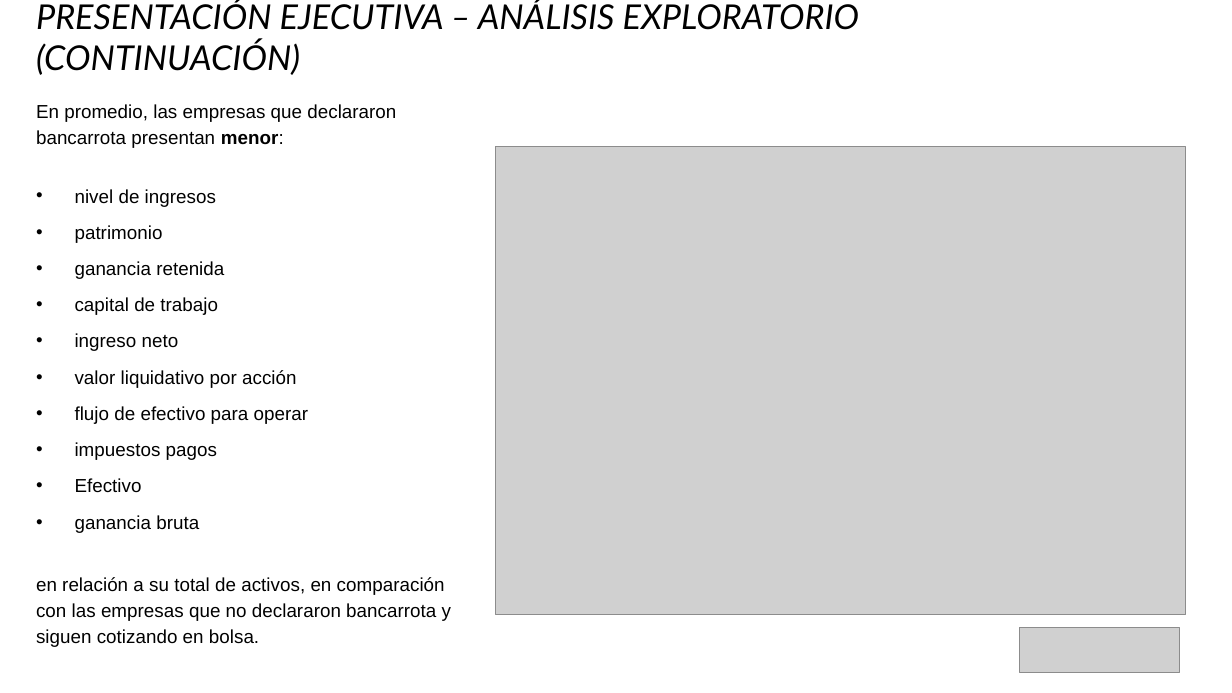
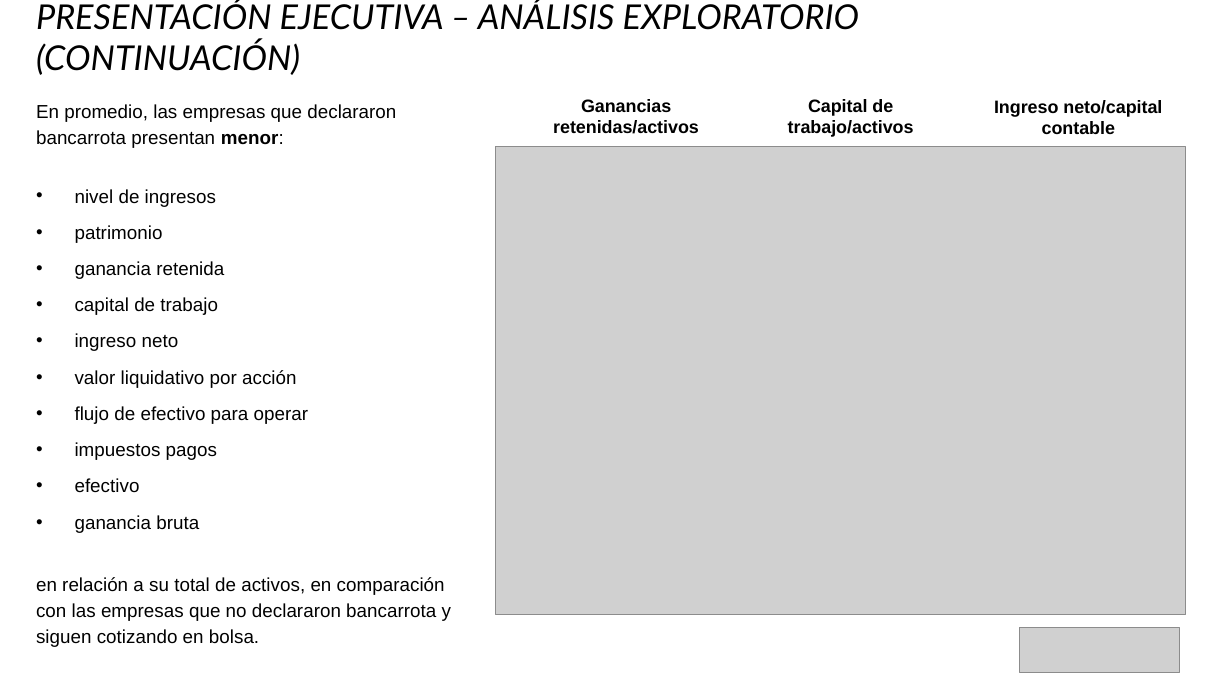
Before and after one commit to lechori/proyectobancarrota, a slide deck: slide 6 of Proyecto Bancarrota - Coderhouse - Presentación Ejecutiva.pptx. Drawn at 1232x693 pixels with LibreOffice and Linux fonts; fonts in the diff are those of the drawing; grey boxes stand for pictures. Boxes give left, top, right and bottom in pixels: in the first picture for what was removed or moved away, otherwise in the second. Text is boxed around its words. In the diff, an @@ line names an element or a change of style, - is before the commit and + after.

```diff
--- a/Proyecto Bancarrota - Coderhouse - Presentación Ejecutiva.pptx
+++ b/Proyecto Bancarrota - Coderhouse - Presentación Ejecutiva.pptx
@@ text added at <box>553,99,699,134</box>, 10.5 pt, text #000000, bold @@
+Ganancias retenidas/activos
@@ text added at <box>788,99,914,137</box>, 10.5 pt, text #000000, bold @@
+Capital de trabajo/activos
@@ text added at <box>994,100,1162,134</box>, 10.5 pt, text #000000, bold @@
+Ingreso neto/capital contable
@@ text at <box>75,478,140,493</box>: text changed @@
-• Efectivo
+• efectivo
```
Also in this commit, not shown: 5 other slides changed.
